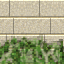
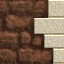
Before/after of a 64 x 64 layered artwork. What changed in the layer stack:
hid "mossy-cornerwall" over [0, 0, 64, 64]
showed group "mossy-top" (4 layers) over [0, 0, 64, 64]
showed group "corner-two-side" (6 layers) over [0, 0, 64, 64]
showed group "corner-side" (12 layers) over [0, 0, 64, 64]
showed "corner-stonewall-2" over [0, 0, 64, 64]
